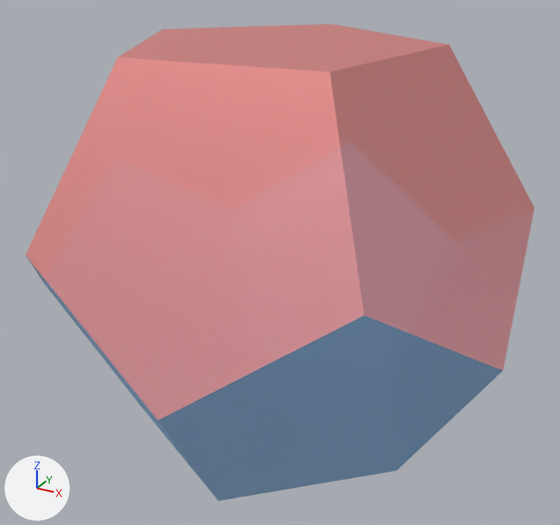
One commit to the glTF model vr/objetos/a21.glb: the scene before it, then after it.
The view is the same before and after, from a camera (50 mm lens) standing at (11.43, -17.57, 12.33) and looking at (4.63, -5.22, 6.15). Lighting does not change. The marker at lower left points along +X, +Y and +Z. Where no turn or scale is listed for an object, it has been applied to the vertices.
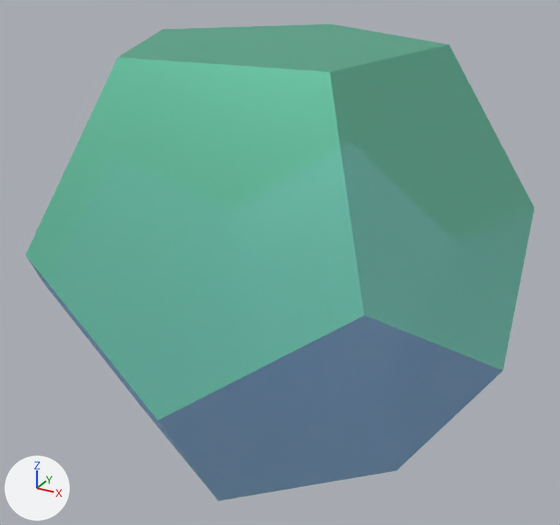
The newer file is also turned or shifted as a whole; pictures and numbers use the older file's frame.

Edits to the bpy script that builds the scene:
```text
Change mat_material_1:
    where n2 = _N.new('ShaderNodeMix'); n2.name = 'Mix'
    n2.inputs[7].default_value: (0.933, 0.318, 0.294, 1.0) -> (0.118, 0.6, 0.38, 1.0)  # 'B', pink #f79994 -> 'B', green #60cba6
Change mat_material_7:
    where n2 = _N.new('ShaderNodeMix'); n2.name = 'Mix'
    n2.inputs[7].default_value: (0.933, 0.318, 0.294, 1.0) -> (0.118, 0.6, 0.38, 1.0)  # 'B', pink #f79994 -> 'B', green #60cba6
Change mat_material_8:
    where n2 = _N.new('ShaderNodeMix'); n2.name = 'Mix'
    n2.inputs[7].default_value: (0.933, 0.318, 0.294, 1.0) -> (0.118, 0.6, 0.38, 1.0)  # 'B', pink #f79994 -> 'B', green #60cba6
```

Changed parts and their boxes [x1, y1, x2, y2] in the pictures (560 x 525 px):
'Mesh_8', surface changed (pink to green): [26, 57, 364, 420] in both
'Mesh_7', surface changed: [330, 45, 534, 370] in both
'Mesh_1', surface changed (pink to green): [119, 24, 449, 72] in both
